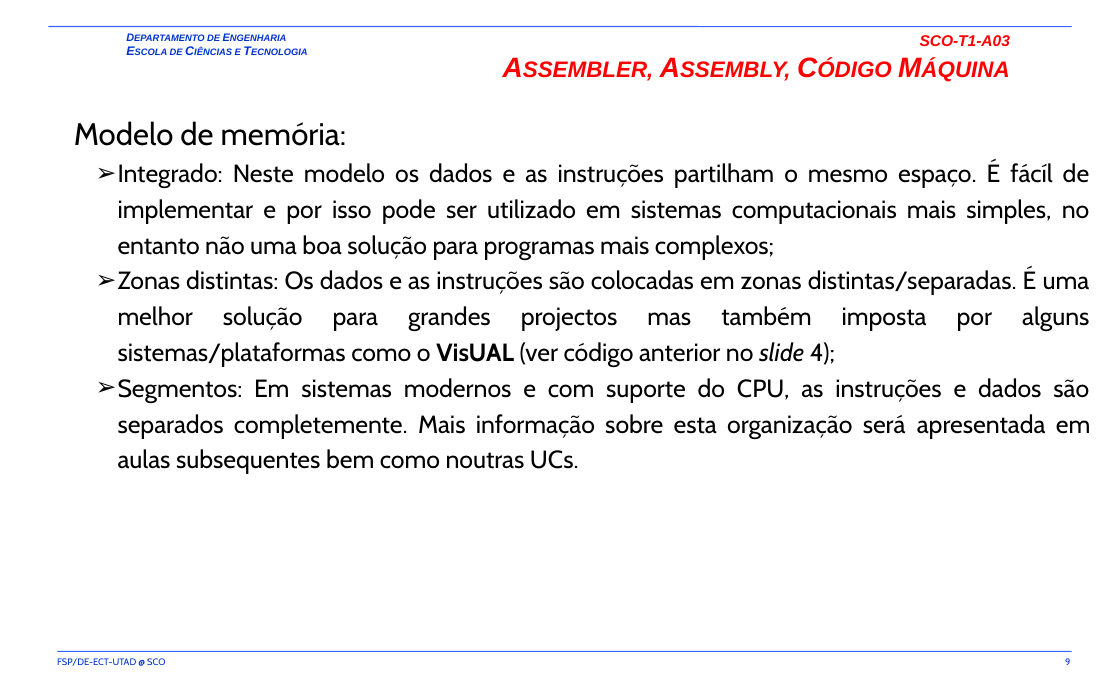
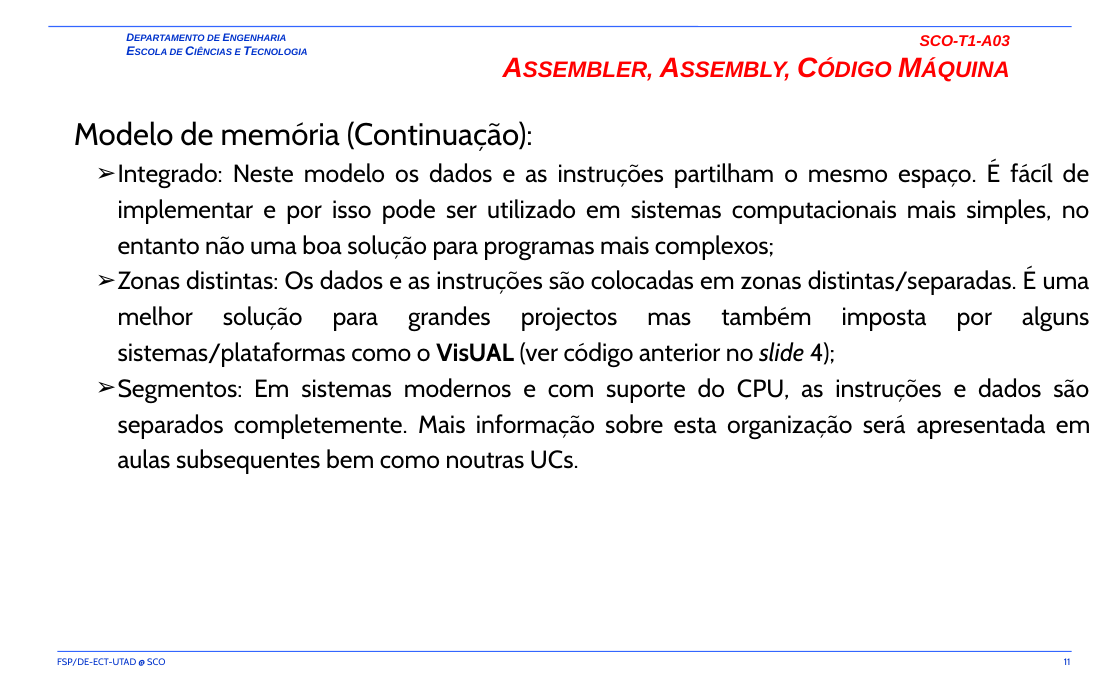
Before and after one commit to fsp864/UTAD-SCO, a slide deck: slide 11 of aulas/t/old/SCO-T1-A03-A04.pptx (slide 9 before the commit). Drawn at 1120x700 pixels with LibreOffice and Linux fonts; fonts in the diff are those of the drawing; background and template pictures are left out. Boxes give left, top, right and bottom in pixels: in the first picture for what was removed or moved away, otherwise in the second. Text is boxed around its words. In the diff, an @@ line names an element or a change of style, - is before the commit and + after.

```diff
--- a/aulas/t/old/SCO-T1-A03-A04.pptx
+++ b/aulas/t/old/SCO-T1-A03-A04.pptx
@@ text at <box>74,121,533,151</box>: text changed @@
-Modelo de memória:
+Modelo de memória (Continuação):
@@ page number at <box>1064,658,1071,665</box>: text changed @@
-9
+11
```
Also in this commit, not shown: 1 other slide changed, 2 slides added, 1 other file.
